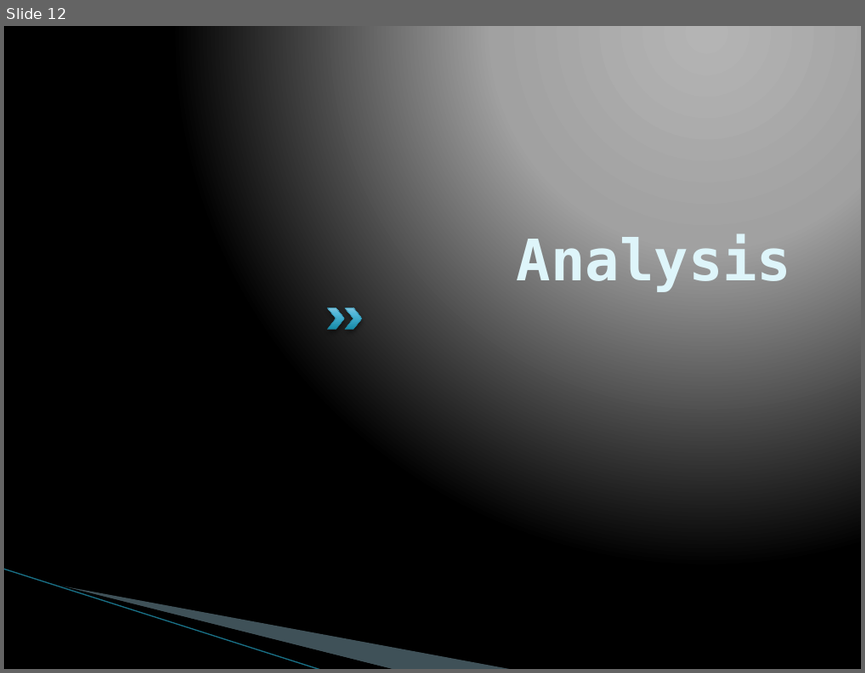
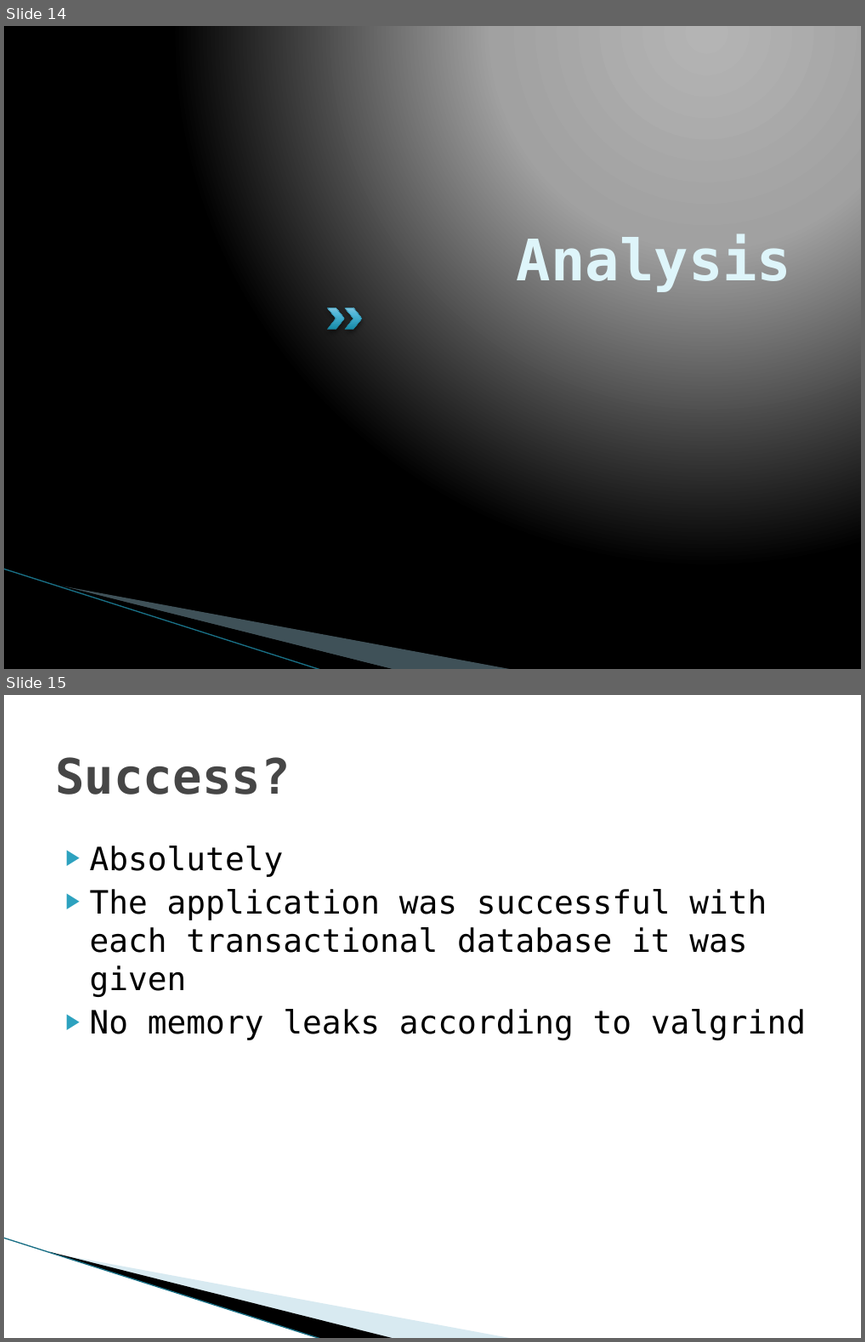
Before and after one commit to smithi35/RarePatternMining, a slide deck: Documentation/Rare Pattern Mining through Rare Pattern Growth.pptx. Shown one above the other, each under a label of ours: slide 12 before the commit, slides 14 and 15 after it. The pictures are 865x673 and 865x1342 pixels, drawn with LibreOffice and Linux fonts; fonts in the diff are those of the drawing; background and template pictures are left out. Boxes give left, top, right and bottom in pixels: in the first picture for what was removed or moved away, otherwise in the second. Text is boxed around its words. In the diff, an @@ line names an element or a change of style, - is before the commit and + after.

```diff
--- a/Documentation/Rare Pattern Mining through Rare Pattern Growth.pptx
+++ b/Documentation/Rare Pattern Mining through Rare Pattern Growth.pptx
@@ slide 15 added at [4, 695, 861, 1338], background #FFFFFF; not listed: 3 template elements that a slide beside it also shows @@
@@ title added at [55, 757, 290, 794], 41 pt, text #464646, bold @@
+Success?
@@ text added at [90, 845, 806, 1040], 27 pt, text #000000 @@
+▶ Absolutely
+▶ The application was successful with each transactional database it was given
+▶ No memory leaks according to valgrind
@@ what was slide 12 is now slide 14 @@
```
Also in this commit, not shown: 4 slides changed, 3 other slides added, 2 slides removed, 43 other files.
